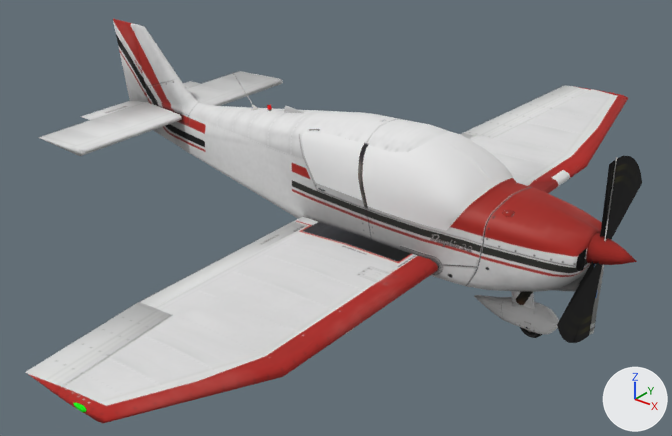
The glTF model dr40/glTF2/DR40.glb, before and after one commit.
Rendered twice from a 50 mm lens placed at (4.66, -7.53, 3.96), pointed at (-1.07, -0.37, -0.48). Lighting does not change. The marker at lower right points along +X, +Y and +Z. Where no turn or scale is listed for an object, it has been applied to the vertices.

Objects in the first picture: 'aileronD', 'aileronG', 'ailes', 'cacheA', 'direction', 'fuselage', 'lampe', 'profondeur', 'propblur', 'propdisc', 'toitverriere', 'verriere', 'verriereAR', 'voletD'.
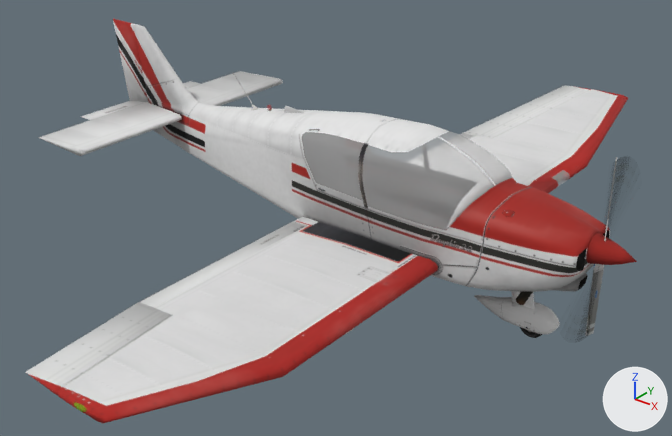
The newer file is also turned or shifted as a whole; pictures and numbers use the older file's frame.

Where the change shows, as pixel boxes [x1, y1, x2, y2] in the pictures (672 x 436 px):
```json
{"object": "verriere", "change": "surface changed", "before": [362, 131, 513, 231], "after": [362, 131, 513, 231], "on screen": "white to grey"}
{"object": "propdisc", "change": "surface changed", "before": [557, 156, 642, 343], "after": [557, 156, 642, 343]}
{"object": "verriereAR", "change": "surface changed", "before": [302, 132, 364, 200], "after": [302, 132, 364, 200], "on screen": "white to grey"}
{"object": "propblur", "change": "surface changed", "before": [574, 156, 631, 343], "after": [574, 156, 631, 343]}
{"object": "lampe", "change": "surface changed", "before": [551, 170, 570, 186], "after": [551, 170, 570, 186], "on screen": "white to grey"}
```

Edits to the scene script, one JSON object a line:
```json
{"op": "set", "path": "mat_transparent.alpha", "old": "1.0", "new": "0.3"}
{"op": "add", "block": "mat_transparent_001", "code": "n4 = _N.new('ShaderNodeMath'); n4.name = 'Math'"}
{"op": "add", "block": "mat_transparent_001", "code": "n4.operation = 'MULTIPLY'"}
{"op": "add", "block": "mat_transparent_001", "code": "n4.inputs[1].default_value = 0.3  # 'Value'"}
{"block": "mat_transparent_001", "where": "n0 = _N.new('ShaderNodeBsdfPrincipled'); n0.name = 'Principled BSDF'"}
{"block": "mat_transparent_001", "where": "n3 = _N.new('ShaderNodeTexImage'); n3.name = 'Image Texture'"}
{"op": "add", "block": "mat_transparent_001", "code": "_L.new(n4.outputs[0], n0.inputs[4])  # 'Value' to 'Alpha'"}
{"op": "add", "block": "mat_transparent_001", "code": "_L.new(n3.outputs[1], n4.inputs[0])  # 'Alpha' to 'Value'"}
```
